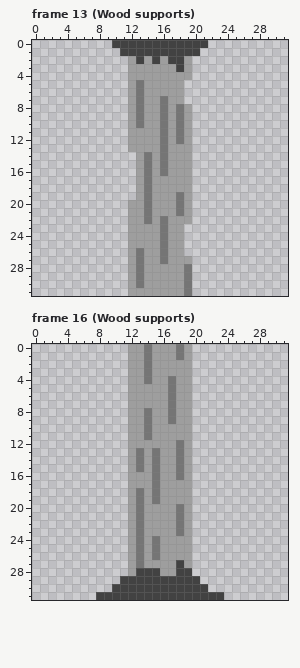
Edited in one commit: pixel-art file (dots/Aseprite drawings/BarTiles.aseprite). The picture above was drawn from the file before the commit.
32x32 pixels, 19 frames. Shown: frame 13 (Wood supports), frame 16 (Wood supports). The commit also changed other frames, which this record leaves out.
Once edited:
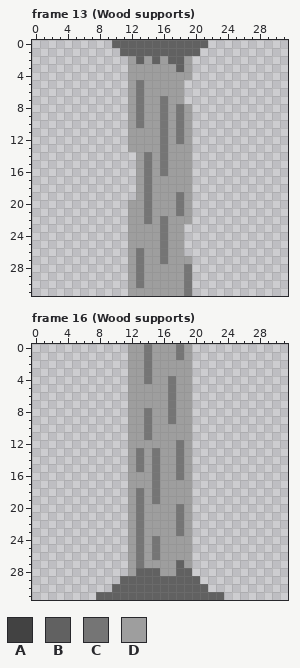
Palette (. is transparent): A #424242  B #616161  C #757575  D #9e9e9e
The exact change:
Frame 13 (Wood supports):
Colour A gives way to colour B in row 0 at x 10 to 21; in row 1 at x 11 to 20; in row 2 at x 13, 15 and 17 to 18; in row 3 at x 18.
Frame 16 (Wood supports):
Colour A gives way to colour B in row 27 at x 18; in row 28 at x 13 to 15 and 18 to 19; in row 29 at x 11 to 20; in row 30 at x 10 to 21; in row 31 at x 8 to 23.
Where, in picture pixels (left, top, right, bottom), the same in both pictures:
changed: (112, 40, 208, 72)
changed: (96, 560, 224, 600)
